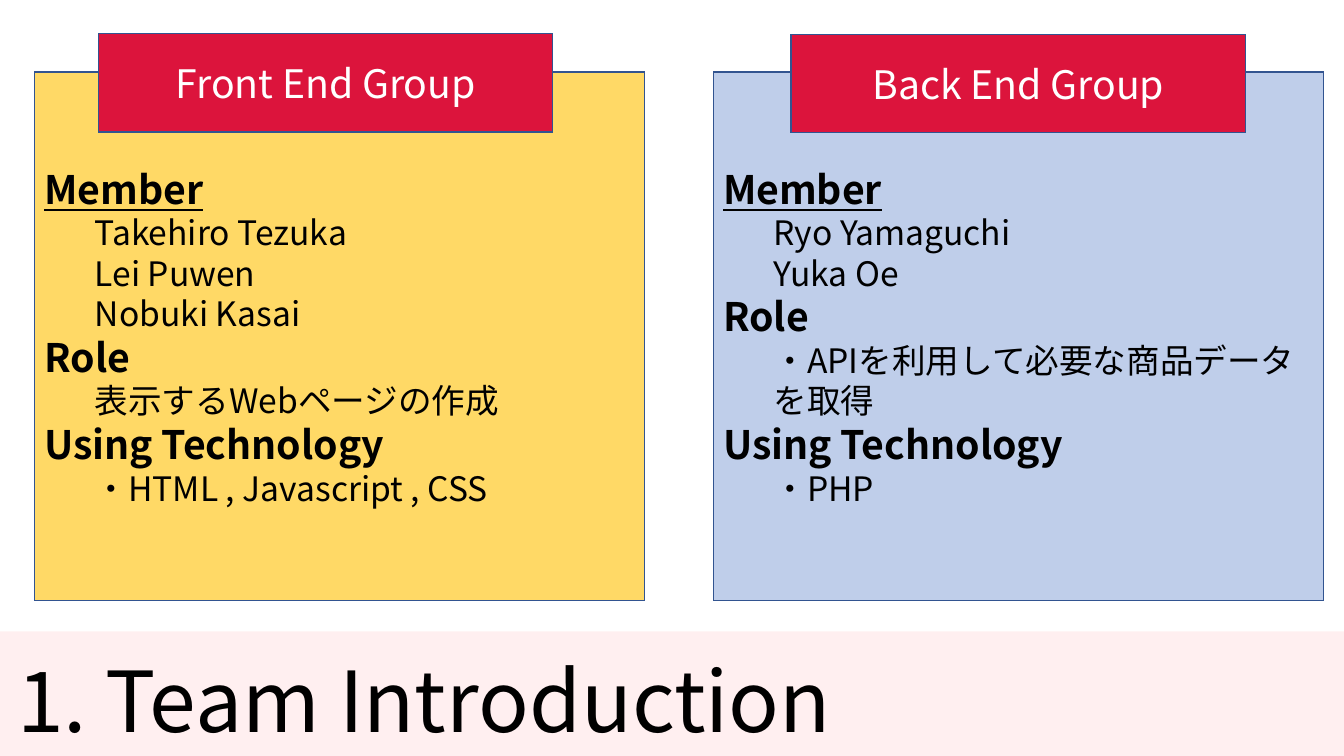
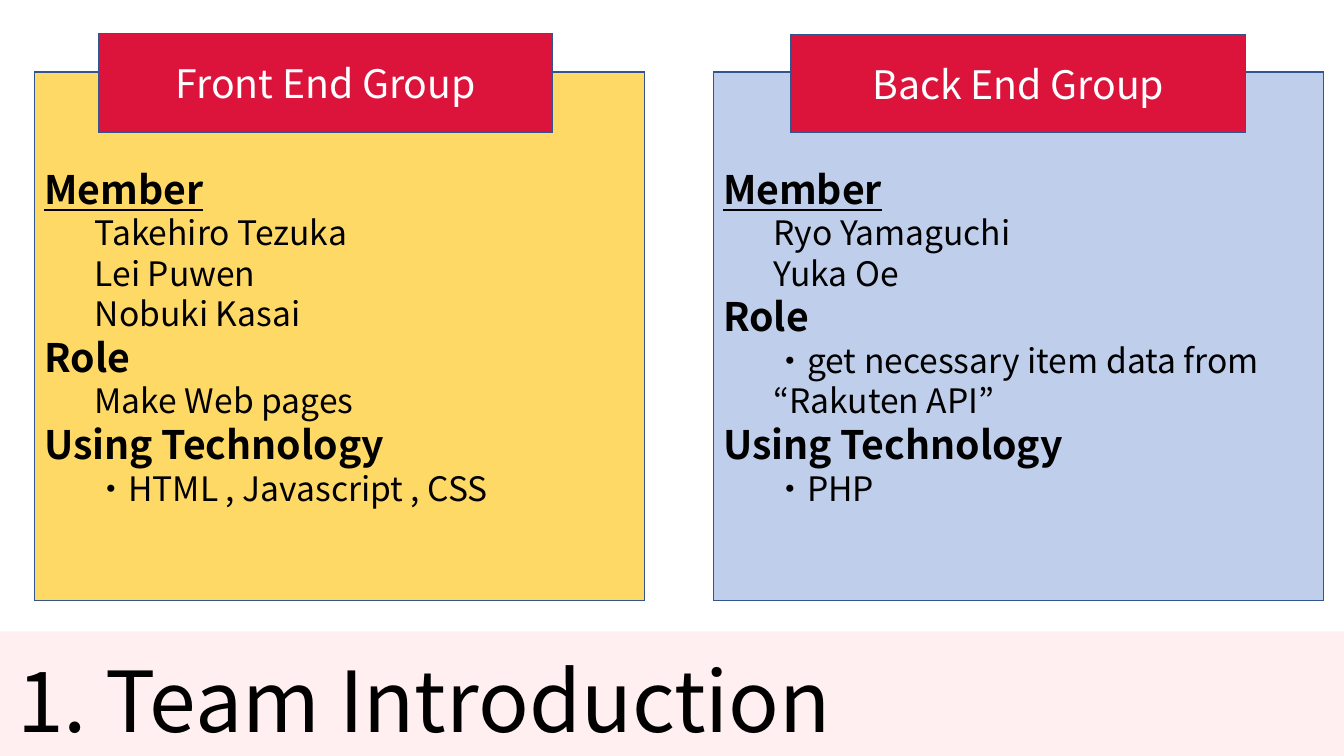
Before and after one commit to KNobuki/Rakuten_fashion, a slide deck: slide 4 of presentation/Presentation.pptx. Drawn at 1344x756 pixels with LibreOffice and Linux fonts; fonts in the diff are those of the drawing. Boxes give left, top, right and bottom in pixels: in the first picture for what was removed or moved away, otherwise in the second. Text is boxed around its words. In the diff, an @@ line names an element or a change of style, - is before the commit and + after.

```diff
--- a/presentation/Presentation.pptx
+++ b/presentation/Presentation.pptx
@@ text in rectangle at (774, 346, 1259, 414): text changed @@
-  ・APIを利用して必要な商品データを取得
+  ・get necessary item data from “Rakuten API”
@@ text in rectangle at (95, 386, 353, 422): text changed @@
-  表示するWebページの作成
+  Make Web pages
```
Also in this commit, not shown: 3 other slides changed, 1 slide added.
